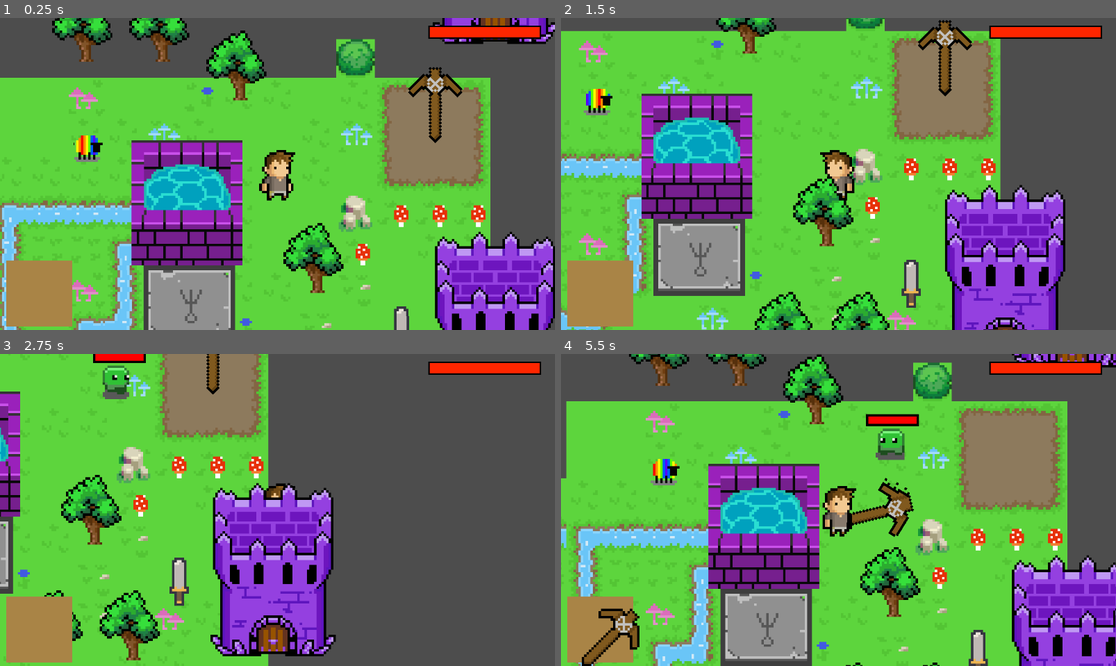
Above: before the commit, frames 1-4 (two rows, left to right).
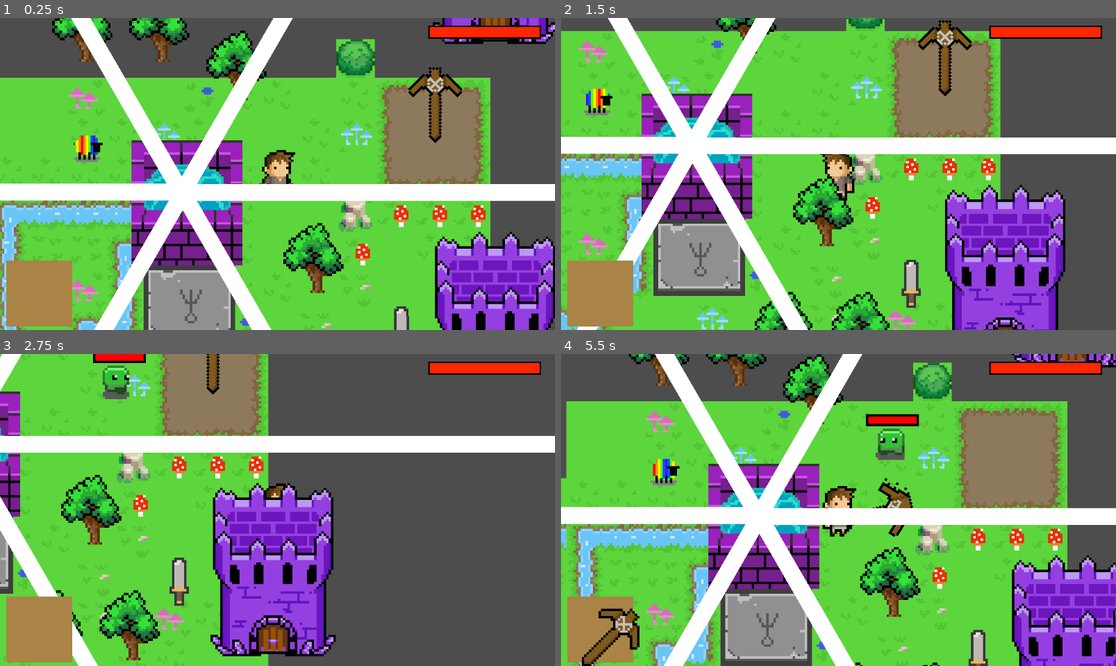
Above: after the commit, the same moments.

Repository: Tourtle21/DefendersOfTheKeep
Game: Godot game, scene res://world/world.tscn
The game is run twice, just before and just after one commit, with the same random seed, the same clock (stepped at 60 frames per second) and the same inputs. Sound files missing from this copy of the repository are replaced by a short silence.
Inputs (mouse positions are in pixels of both pictures, inside the frame that each line leads up to):
- Up to frame 1 (0.25 s): no input
- Up to frame 2 (1.5 s): tap Enter at 0.5 s; move the mouse to (960, 158) at 0.52 s; hold D (move_right) 0.53-1.28 s; click (960, 158) at 0.67 s; move the mouse to (727, 189) at 1.27 s; hold S (move_down) from 1.28 s (still down)
- Up to frame 3 (2.75 s): move the mouse to (333, 441) at 2.02 s; release S (move_down) at 2.03 s; hold D (move_right) from 2.03 s (still down)
- Up to frame 4 (5.5 s): move the mouse to (810, 572) at 2.77 s; release D (move_right) at 2.78 s; hold W (move_up) 2.78-3.53 s; click (810, 572) at 2.92 s; move the mouse to (1005, 556) at 3.52 s; hold A (move_left) 3.53-5.03 s; move the mouse to (672, 463) at 4.27 s; move the mouse to (866, 510) at 5.02 s; hold S (move_down) from 5.03 s (still down); click (866, 510) at 5.17 s

The runs differ from the first frame. In frame 1, 12% of the frame differs, in the area x 0-100%, y 0-100%; in frame 2, 11%; in frame 3, 6.9%; in frame 4, 12%.

Commit message:
Added borders

Diff:
--- a/world/world.tscn
+++ b/world/world.tscn
@@ -30,6 +30,52 @@
 [node name="World" type="Node2D"]
 y_sort_enabled = true
 script = ExtResource("1_icuqe")
+
+[node name="ColorRect" type="ColorRect" parent="."]
+z_index = 500
+offset_left = -3.0
+offset_top = -1.5
+offset_right = 4.0
+offset_bottom = 1498.5
+rotation = 0.523599
+
+[node name="ColorRect2" type="ColorRect" parent="."]
+z_index = 500
+offset_left = -3.0
+offset_top = 1.5
+offset_right = 4.0
+offset_bottom = 1501.5
+rotation = -0.523599
+
+[node name="ColorRect3" type="ColorRect" parent="."]
+z_index = 500
+offset_top = 3.25
+offset_right = 7.0
+offset_bottom = 1503.25
+rotation = -1.5708
+
+[node name="ColorRect4" type="ColorRect" parent="."]
+z_index = 500
+offset_top = -4.0
+offset_right = 7.0
+offset_bottom = 1496.0
+rotation = 1.5708
+
+[node name="ColorRect5" type="ColorRect" parent="."]
+z_index = 500
+offset_left = 3.0
+offset_top = -1.5
+offset_right = 10.0
+offset_bottom = 1498.5
+rotation = 2.61799
+
+[node name="ColorRect6" type="ColorRect" parent="."]
+z_index = 500
+offset_left = 3.0
+offset_top = 1.5
+offset_right = 10.0
+offset_bottom = 1501.5
+rotation = 3.66519
 
 [node name="Breakables" parent="." instance=ExtResource("3_8x3m3")]
 y_sort_enabled = true
